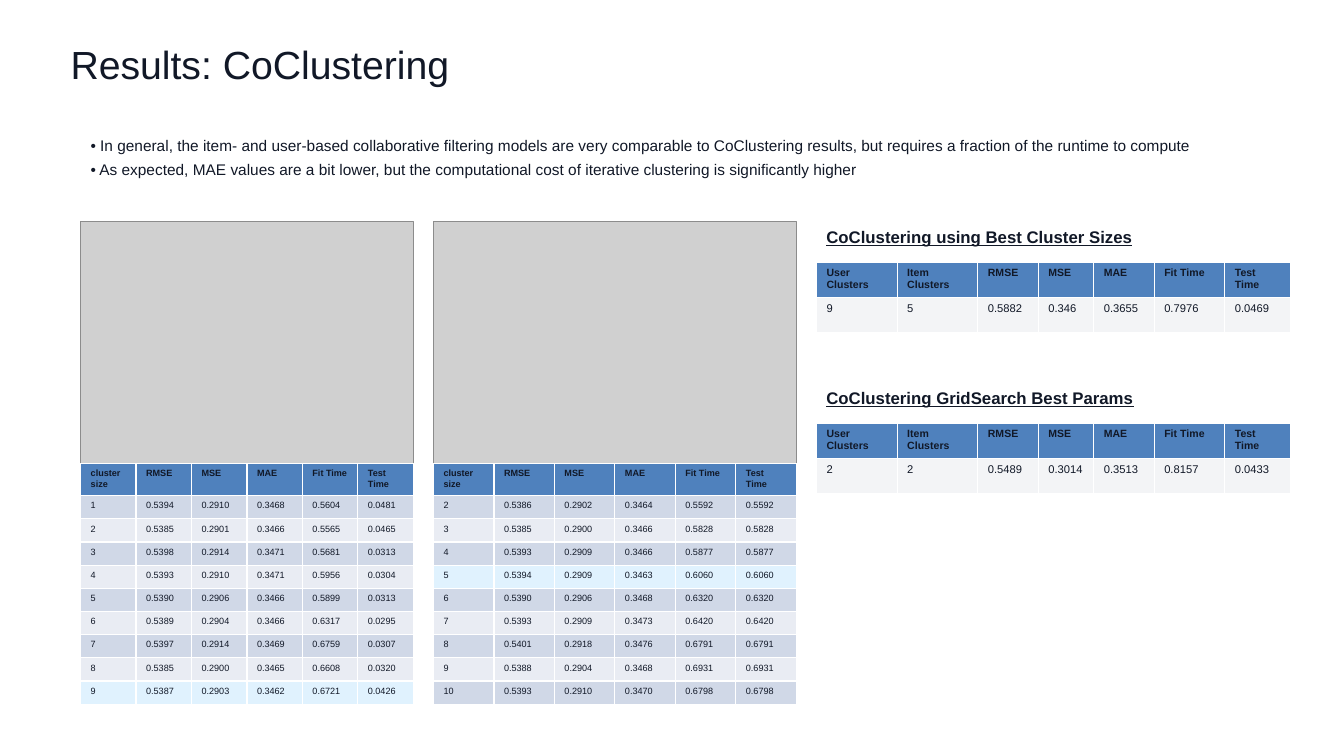
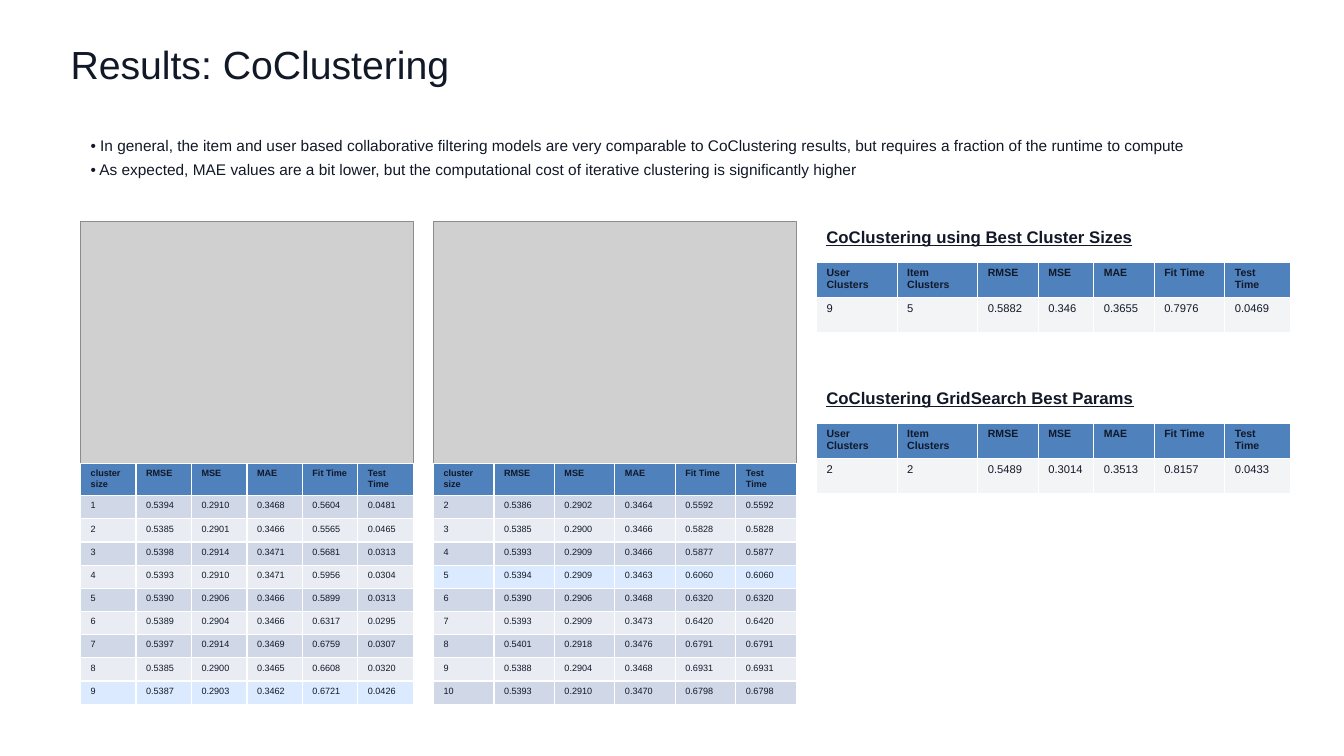
Before and after one commit to vidhyawalke/Recipe-Recommender-System, a slide deck: slide 6 of Recipe_Recommender_Presentation.pptx. Drawn at 1344x756 pixels with LibreOffice and Linux fonts; fonts in the diff are those of the drawing; grey boxes stand for pictures. Boxes give left, top, right and bottom in pixels: in the first picture for what was removed or moved away, otherwise in the second. Text is boxed around its words. In the diff, an @@ line names an element or a change of style, - is before the commit and + after.

```diff
--- a/Recipe_Recommender_Presentation.pptx
+++ b/Recipe_Recommender_Presentation.pptx
@@ text at bbox=[100, 140, 1183, 154]: text changed @@
-• In general, the item- and user-based collaborative filtering models are very comparable to CoClustering results, but requires a fraction of the runtime to compute
+• In general, the item and user based collaborative filtering models are very comparable to CoClustering results, but requires a fraction of the runtime to compute
```
Also in this commit, not shown: 5 other slides changed, 7 slides added, 2 slides removed.
